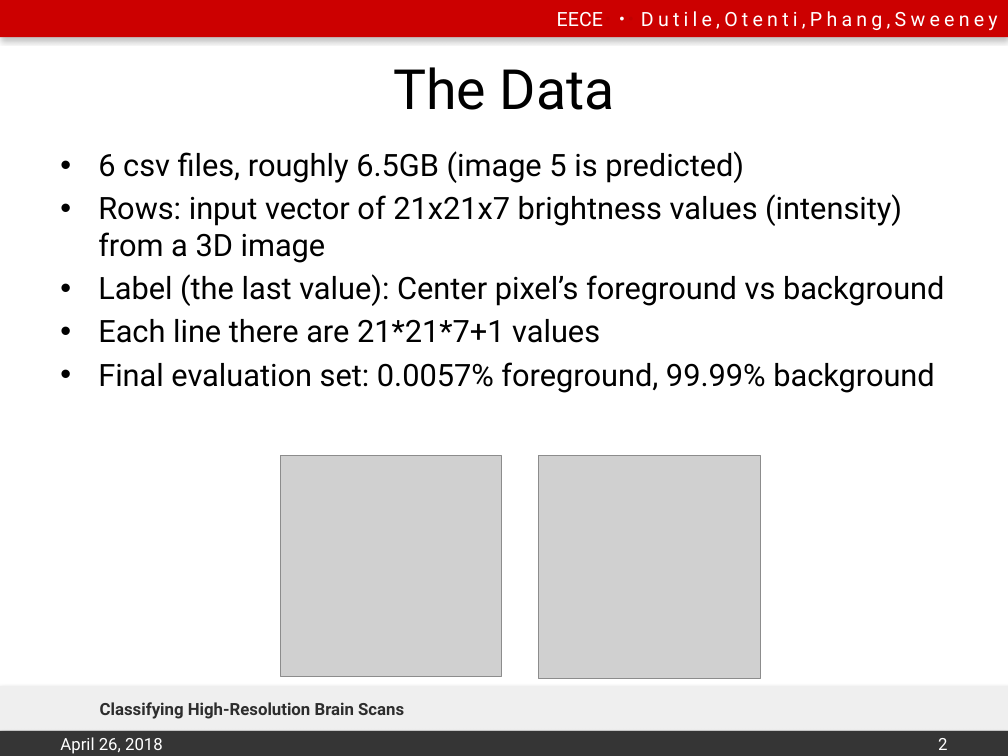
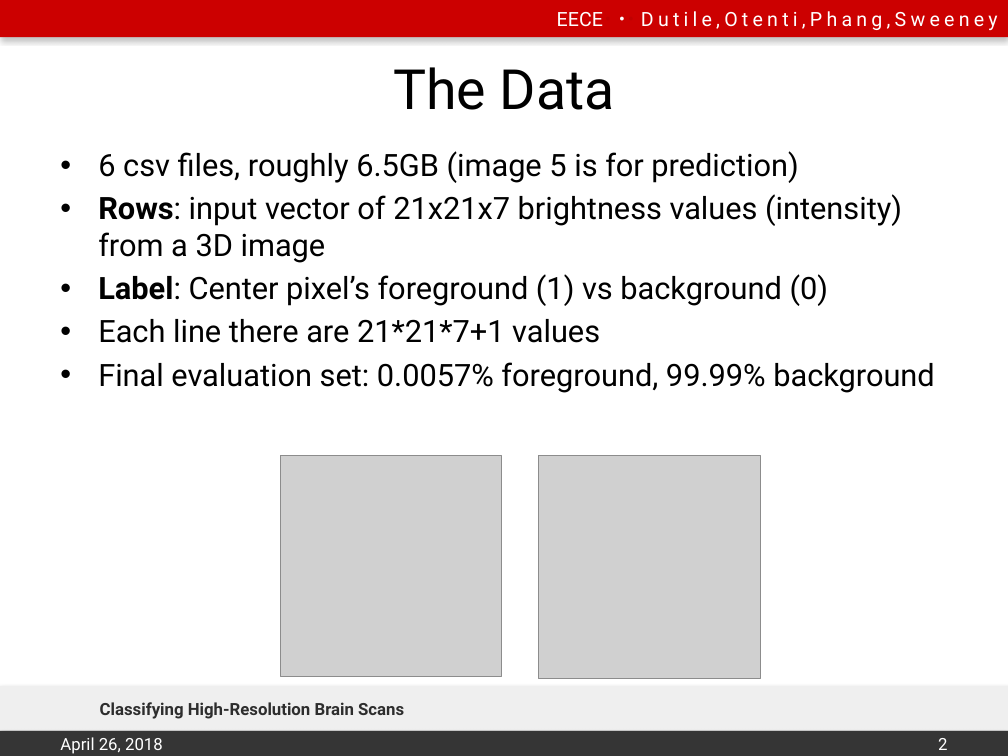
Before and after one commit to emily-jean/ml-brains, a slide deck: slide 2 of presentation/DutileOtentiPhangSweeney.pptx. Drawn at 1008x756 pixels with LibreOffice and Linux fonts; fonts in the diff are those of the drawing; grey boxes stand for pictures; background and template pictures are left out. Boxes give left, top, right and bottom in pixels: in the first picture for what was removed or moved away, otherwise in the second. Text is boxed around its words. In the diff, an @@ line names an element or a change of style, - is before the commit and + after.

```diff
--- a/presentation/DutileOtentiPhangSweeney.pptx
+++ b/presentation/DutileOtentiPhangSweeney.pptx
@@ text at [98,151,798,183]: text changed @@
-• 6 csv files, roughly 6.5GB (image 5 is predicted)
+• 6 csv files, roughly 6.5GB (image 5 is for prediction)
@@ text at [98,194,902,263]: bold on in "Rows:" @@
@@ text at [98,274,828,306]: text changed @@
-• Label (the last value): Center pixel’s foreground vs background
+• Label: Center pixel’s foreground (1) vs background (0)
```
Also in this commit, not shown: 6 other slides changed, 2 slides added, 2 other files.
